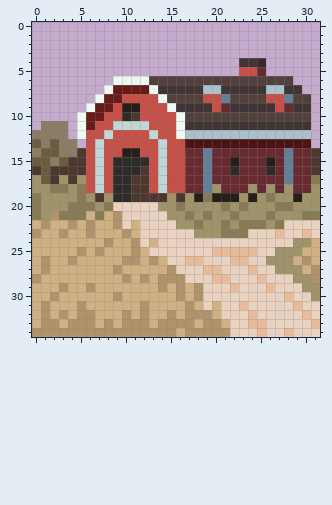
Two versions of one pixel-art sprite, img/misc/locations/farm/winter.png. Above: the version before the commit.
The file is 32x35 pixels.
Once edited:
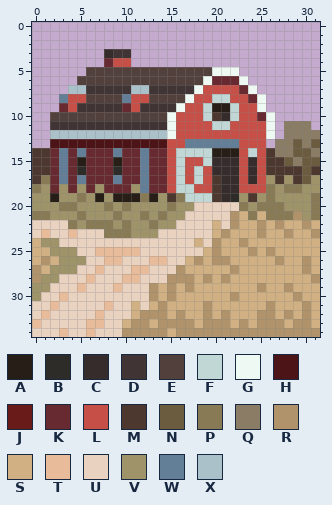
Palette (. is transparent): A #271e17  B #2d2c28  C #362c2c  D #403434  E #52403c  F #c0d7d6  G #eef9f3  H #4d1417  J #681b19  K #682a31  L #c65048  M #4c382f  N #6b5b3f  P #877a55  Q #8a7c65  R #b0936a  S #d1b183  T #e8bc9a  U #e9d2bf  V #9f9369  W #637e97  X #abc1c9
Diff:
Changed rows in their new state; - is an unchanged pixel.
first column x 0:
 3 --------CDD---------------------
 4 --------KLL------------...------
 5 ------EEEEEEEEEEEEEEGGG...------
 6 -----EEEEEEEE------GKKKG.....---
 7 ----XXDDDDDXXD----GLLLLKG.....--
 8 ---WLLEEEEW--EE--GL-FFLLKG.....-
 9 ---KLDDDDDKLDDDDGLLFAAFLLG.....-
10 --EEEEEEEEEEEEEGLLLFMCFLLKG....-
11 -.DDDDDDDDDDDDDGLLLLFFLLLLG.QQQ-
12 ..XXXXXXXXXXXXXGLLLLLLLLLLG.QQQQ
13 ..HHHHHHHHHHHHH--WWWWWWLLL.QQNQN
14 MMKWKWKKKWKKWKK-FFFFAAALFLMQQNNQ
15 MMKWKAKKKAKKWKK-FLLFCCCLCLMMNQNN
16 -MKWKBKKK-KKWKK-FLFLCCCLCLMMMMN-
17 MPKWKWKKKWKKWKK-FLFLMCCLCLVMVMNV
18 P-KVKVKVKKKVWKK-FFLLMCCLLLPVPPV-
19 V-A----A-AAAPAVMPFFFMCB-M----V-P
20 V--P-VV--VPVVV-PV-UUUUU--PP-V--P
21 -PVVV-VVVPVVPVP--UUUUURSPS-PPRV-
22 UUUUPVPPPVPVVPVVUUUUSURSSRSRSSRS
23 UTUUTUUUPPPVVV----UUSRSSSRSSRSSR
24 -VVUUUUUUUUU-U----S-RSSRSSSSSSS-
25 --VVVUUTTTTTU------SRSSSRSRSSS--
26 ---VVVUUTTUUUTT--SRSRRSSSSSRS---
27 RSVVVUUTUUUTTUUURSSSSSRSSSSSSSRS
28 -VVUUUTUUUTTUUU--RSRSRSSSSSSSSS-
29 VVUUUTUUUTUUURSRSRSSSSSSSRSSRSSS
30 VUUTUUUUUUUUUR-RS-SSSSRSSSSSSRSS
31 UUTUUUUUTUU-U-R--S-R-SSSSSRSSSRS
32 UTUUUUUTUUU--RRSRSS--RSSSRRSRSRS
33 TUUUUUTTUUS----------RSRSRRRSRRS
34 UUUTUUTUUU-----SR-----RRRRRRRRRR
